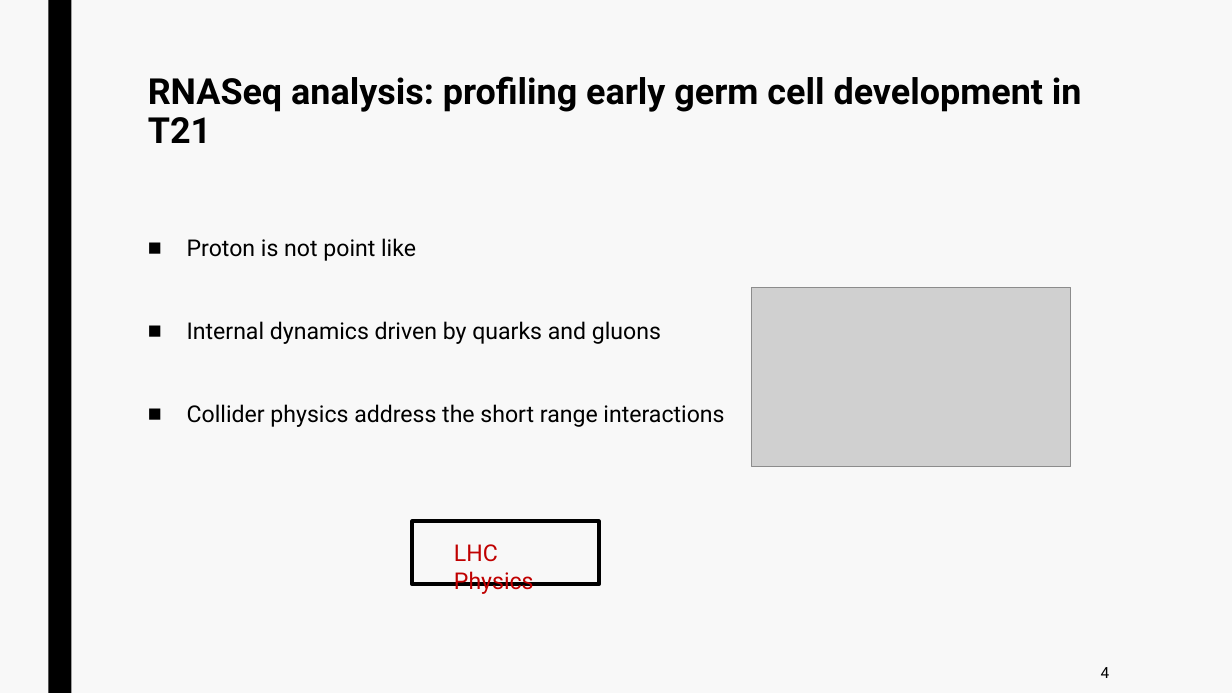
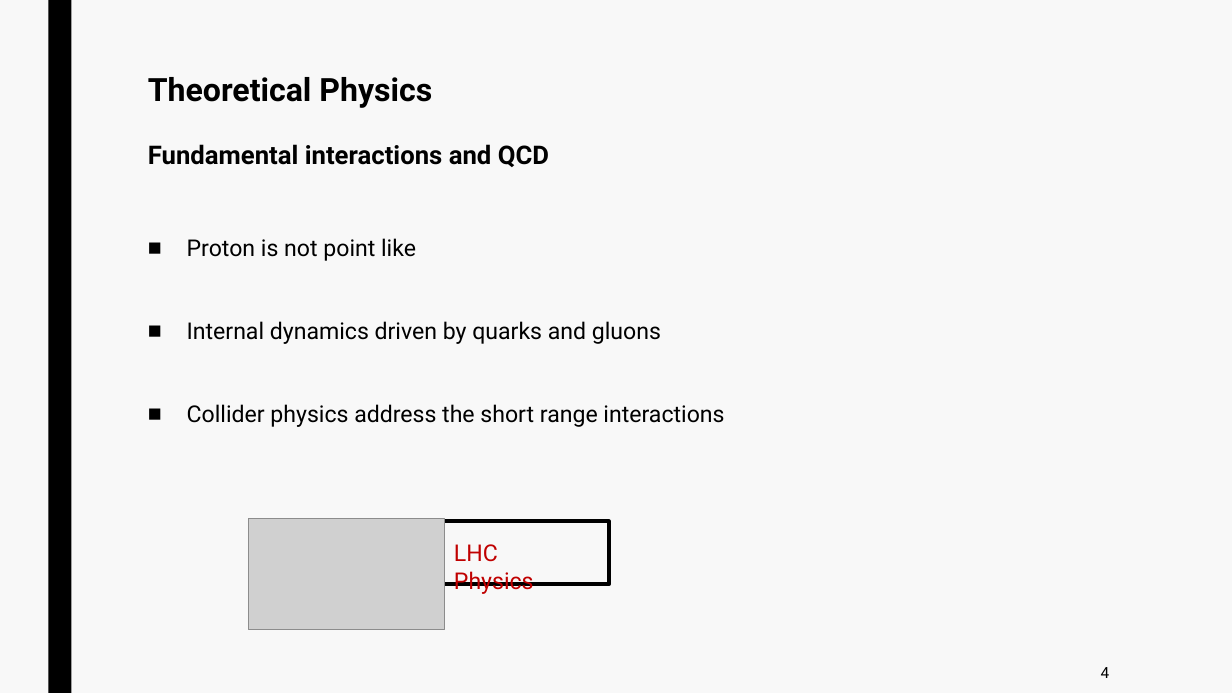
Before and after one commit to jurtasun/presentations, a slide deck: slide 4 of 202306_CRG_Postdoc/230623_GRG_Postdoc.ppt (slide 5 before the commit). Drawn at 1232x693 pixels with LibreOffice and Linux fonts; fonts in the diff are those of the drawing; grey boxes stand for pictures. Boxes give left, top, right and bottom in pixels: in the first picture for what was removed or moved away, otherwise in the second. Text is boxed around its words. In the diff, an @@ line names an element or a change of style, - is before the commit and + after.

```diff
--- a/202306_CRG_Postdoc/230623_GRG_Postdoc.ppt
+++ b/202306_CRG_Postdoc/230623_GRG_Postdoc.ppt
@@ title at (148,77,549,167): text changed; size 28 to 20 pt @@
-RNASeq analysis: profiling early germ cell development in T21
+Theoretical Physics
+Fundamental interactions and QCD
@@ picture: place and size @@
-picture at (752,287,1071,467)
+picture at (249,519,445,630)
@@ rectangle: place and size @@
-rectangle at (412,521,599,584)
+rectangle at (412,521,609,584)
```
Also in this commit, not shown: 1 other slide changed, 3 slides added, 7 other files.
